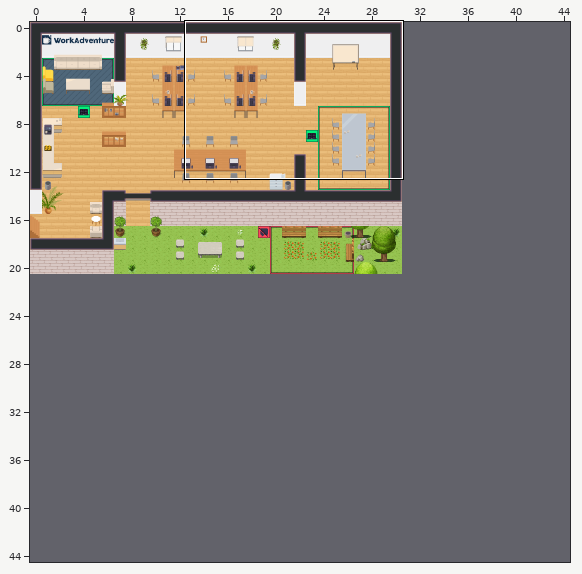
Level history. Tiled map (JSON): map.tmj. The first picture is a wide view before the edit; the outline marks the close-up.
Close-up. As it was:
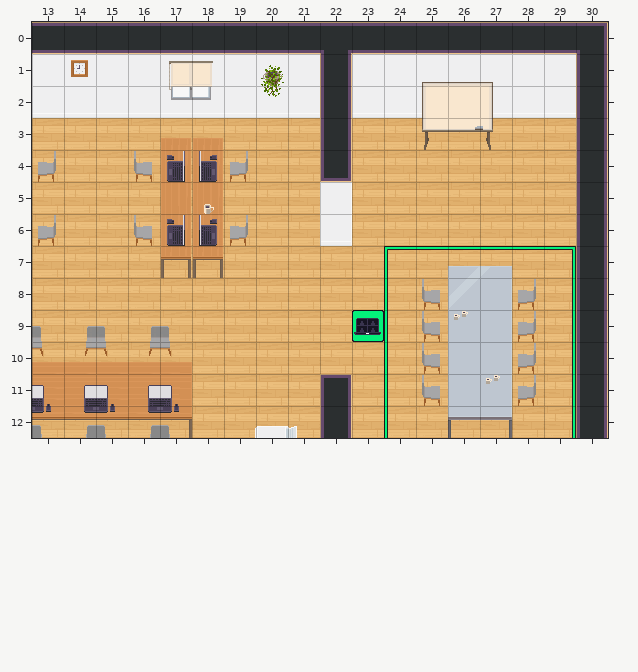
Cells are 32x32 px. Shown: x 13..30, y 0..12. The commit also changed other parts of the map, which this record leaves out. The old version is drawn lined up with the new one.
New version:
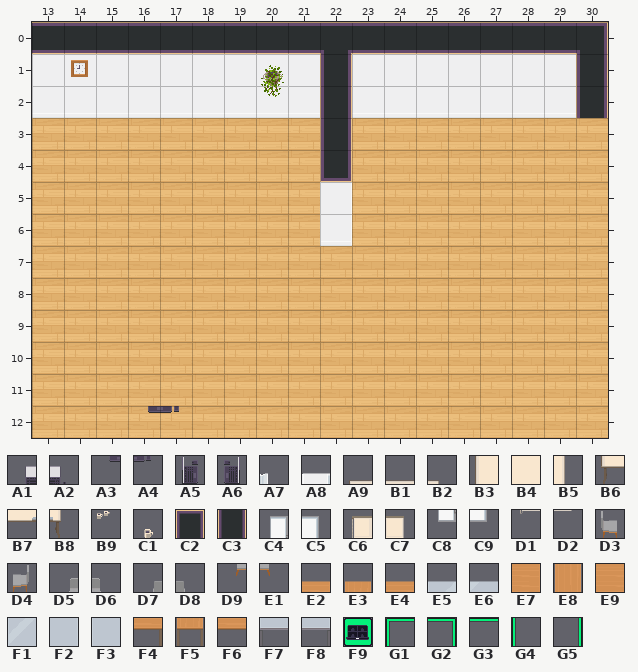
Key: from "WA_Miscellaneous": A1 2, A2 3, A3 12, A4 13, A5 24, A6 25, A7 26 flipped left-right, A8 27 flipped left-right, A9 33, B1 34, B2 35, B3 43, B4 44, B5 45, B6 53, B7 54, B8 55, B9 58, C1 59; from "WA_Room_Builder": C2 31, C3 102, C4 775, C5 776, C6 777, C7 778, C8 800, C9 801, D1 802, D2 803; from "WA_Seats": D3 119, D4 120, D5 121, D6 122, D7 123, D8 124, D9 134, E1 135; from "WA_Tables": E2 1, E3 2, E4 3, E5 5, E6 6, E7 11, E8 12, E9 13, F1 15, F2 17, F3 17 flipped left-right, F4 21, F5 22, F6 23, F7 25, F8 27; from "WA_User_Interface": F9 21, G1 161, G2 162, G3 165, G4 167, G5 168.
__ is an empty cell, .. an unchanged one.
The edit:
map size 31x21 -> 45x45 cells
--- layer "floor/floor2"
@@ x 23..29 @@
- 7 .. G1 G3 G3 G3 G3 G2
- 8 .. G4 .. .. .. .. G5
- 9 F9 G4 .. .. .. .. G5
-10 .. G4 .. .. .. .. G5
-11 .. G4 .. .. .. .. G5
-12 .. G4 .. .. .. .. G5
+ 7 .. __ __ __ __ __ __
+ 8 .. __ .. .. .. .. __
+ 9 __ __ .. .. .. .. __
+10 .. __ .. .. .. .. __
+11 .. __ .. .. .. .. __
+12 .. __ .. .. .. .. __
--- layer "floor/Eau"
@@ x 17..18 @@
- 3 E3 E3
+ 3 __ __
@@ x 26..27 @@
- 7 E5 E6
+ 7 __ __
@@ x 13..17 @@
-10 E4 E4 E4 E4 E2
+10 __ __ __ __ __
@@ x 20..21 @@
-12 A8 A7
+12 __ __
--- layer "walls/walls1"
@@ x 22..30 @@
- 3 .. .. .. .. .. .. .. .. C3
- 4 .. .. .. .. .. .. .. .. C3
- 5 .. .. .. .. .. .. .. .. C3
- 6 .. .. .. .. .. .. .. .. C3
- 7 .. .. .. .. .. .. .. .. C3
- 8 .. .. .. .. .. .. .. .. C3
- 9 .. .. .. .. .. .. .. .. C3
-10 .. .. .. .. .. .. .. .. C3
-11 C2 .. .. .. .. .. .. .. C3
-12 C3 .. .. .. .. .. .. .. C3
+ 3 .. .. .. .. .. .. .. .. __
+ 4 .. .. .. .. .. .. .. .. __
+ 5 .. .. .. .. .. .. .. .. __
+ 6 .. .. .. .. .. .. .. .. __
+ 7 .. .. .. .. .. .. .. .. __
+ 8 .. .. .. .. .. .. .. .. __
+ 9 .. .. .. .. .. .. .. .. __
+10 .. .. .. .. .. .. .. .. __
+11 __ .. .. .. .. .. .. .. __
+12 __ .. .. .. .. .. .. .. __
--- layer "furniture/furniture2"
@@ x 13..28 @@
- 1 .. .. .. .. C4 C5 .. .. .. .. .. .. A9 B1 B2 ..
- 2 .. .. .. .. C8 C9 .. .. .. .. .. .. B3 B4 B5 ..
- 3 .. .. .. .. .. .. .. .. .. .. .. .. B6 B7 B8 ..
- 4 D4 .. .. D3 E8 E8 D4 .. .. .. .. .. .. .. .. ..
- 5 .. .. .. .. E8 E8 .. .. .. .. .. .. .. .. .. ..
- 6 D4 .. .. D3 E8 E8 D4 .. .. .. .. .. .. .. .. ..
- 7 .. .. .. .. F5 F5 .. .. .. .. .. .. .. .. .. ..
- 8 .. .. .. .. .. .. .. .. .. .. .. .. D3 F1 F2 D4
- 9 D6 D5 D6 D5 D6 .. .. .. .. .. .. .. D3 F3 F2 D4
-10 E1 D9 E1 D9 E1 .. .. .. .. .. .. .. D3 F3 F2 D4
-11 E9 E9 E9 E9 E7 .. .. .. .. .. .. .. D3 F3 F2 D4
-12 D8 D7 D8 D7 D8 .. .. .. .. .. .. .. .. F7 F8 ..
+ 1 .. .. .. .. __ __ .. .. .. .. .. .. __ __ __ ..
+ 2 .. .. .. .. __ __ .. .. .. .. .. .. __ __ __ ..
+ 3 .. .. .. .. .. .. .. .. .. .. .. .. __ __ __ ..
+ 4 __ .. .. __ __ __ __ .. .. .. .. .. .. .. .. ..
+ 5 .. .. .. .. __ __ .. .. .. .. .. .. .. .. .. ..
+ 6 __ .. .. __ __ __ __ .. .. .. .. .. .. .. .. ..
+ 7 .. .. .. .. __ __ .. .. .. .. .. .. .. .. .. ..
+ 8 .. .. .. .. .. .. .. .. .. .. .. .. __ __ __ __
+ 9 __ __ __ __ __ .. .. .. .. .. .. .. __ __ __ __
+10 __ __ __ __ __ .. .. .. .. .. .. .. __ __ __ __
+11 __ __ __ __ __ .. .. .. .. .. .. .. __ __ __ __
+12 __ __ __ __ __ .. .. .. .. .. .. .. .. __ __ ..
--- layer "furniture/furniture3"
@@ x 17..18 @@
- 1 C6 C7
- 2 D1 D2
+ 1 __ __
+ 2 __ __
@@ x 17..18 @@
- 4 A6 A5
- 5 .. C1
- 6 A6 A5
+ 4 __ __
+ 5 .. __
+ 6 __ __
@@ x 26..26 @@
- 9 B9
+ 9 __
@@ x 13..27 @@
-11 .. .. .. .. .. .. .. .. .. .. .. .. .. .. B9
-12 F6 F6 F6 F6 F4 .. .. .. .. .. .. .. .. .. ..
+11 .. .. .. .. .. .. .. .. .. .. .. .. .. .. __
+12 __ __ __ __ __ .. .. .. .. .. .. .. .. .. ..
--- layer "above/above2"
@@ x 13..17 @@
-11 A2 A1 A2 A1 A2
-12 A4 A3 A4 .. ..
+11 __ __ __ __ __
+12 __ __ __ .. ..
